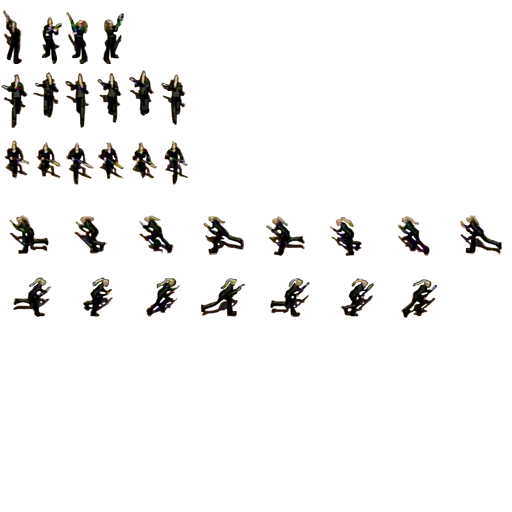
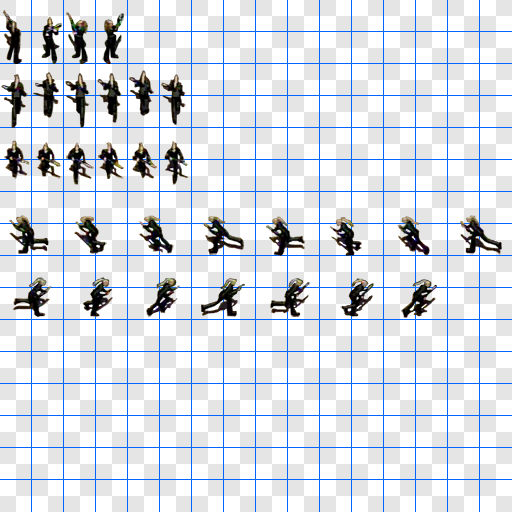
Layers edited between the first and the second w=512, h=512 image:
added group "grids" with 5 layers over [0, 0, 512, 512]
added layer "line grid" in group "grids" over [0, 0, 512, 512]
added layer "32x32 grid" (25%) in group "grids" over [0, 0, 512, 512]
added layer "bg" in group "grids" over [0, 0, 512, 512]
